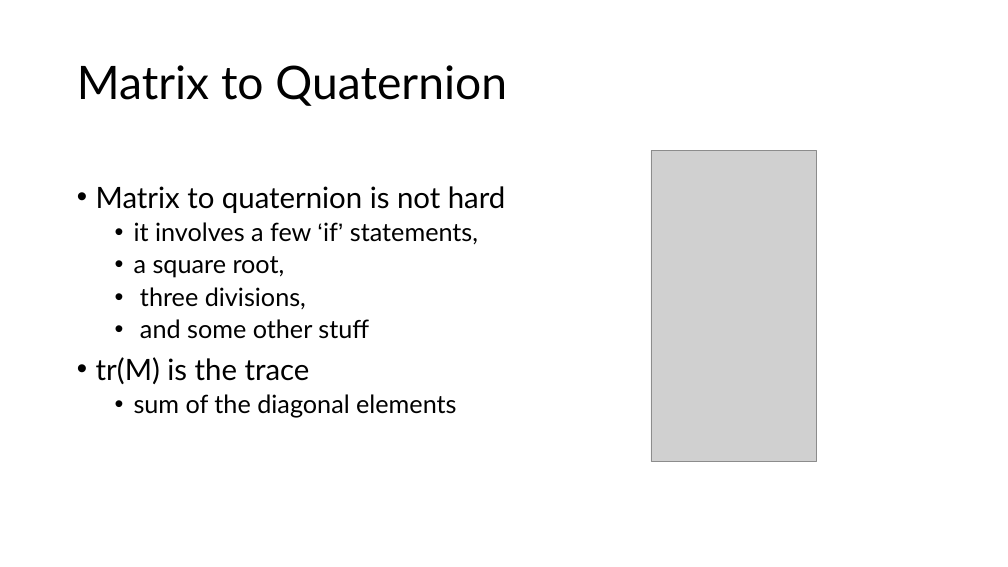
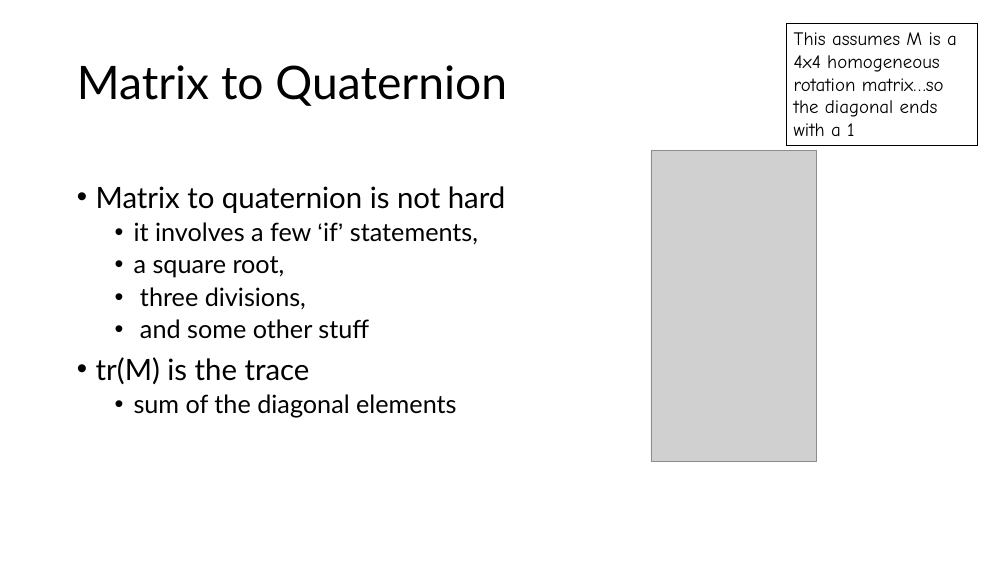
Before and after one commit to illinois-cs498vr/CourseMaterial, a slide deck: slide 34 of Lectures/Lecture5-2019.pptx. Drawn at 1008x567 pixels with LibreOffice and Linux fonts; fonts in the diff are those of the drawing; grey boxes stand for pictures. Boxes give left, top, right and bottom in pixels: in the first picture for what was removed or moved away, otherwise in the second. Text is boxed around its words. In the diff, an @@ line names an element or a change of style, - is before the commit and + after.

```diff
--- a/Lectures/Lecture5-2019.pptx
+++ b/Lectures/Lecture5-2019.pptx
@@ rectangle added at (786, 23, 978, 146), outline #000000 0.75 pt, 18 pt, text #000000 @@
+This assumes M is a 4x4 homogeneous rotation matrix…so the diagonal ends with a 1
```
